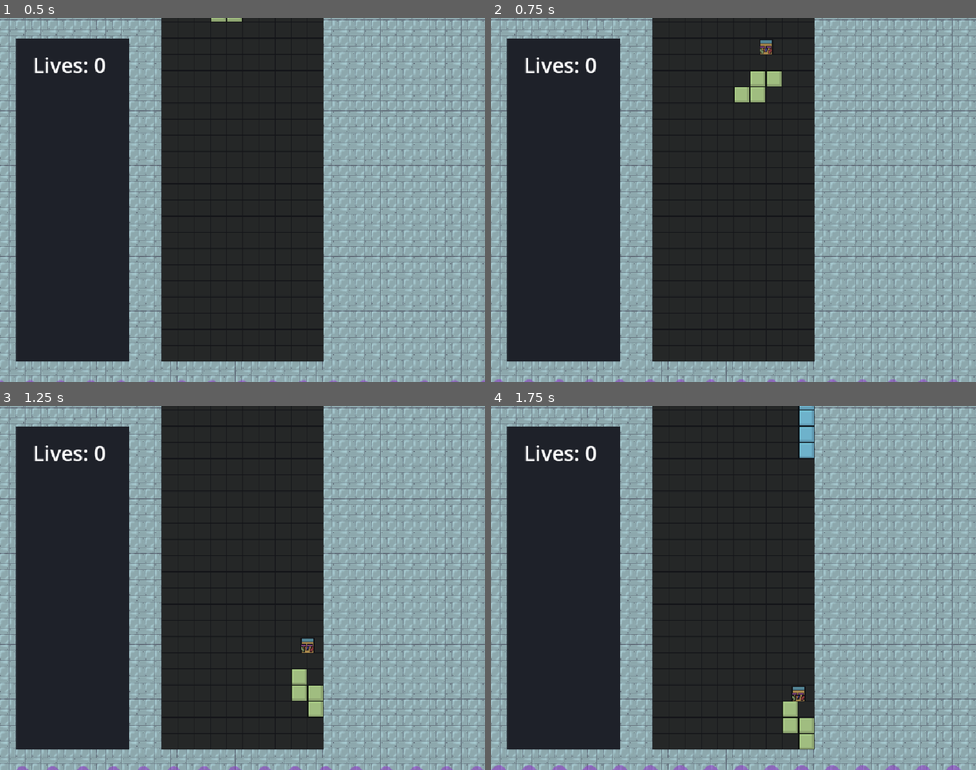
Above: before the commit, frames 1-4 (two rows, left to right).
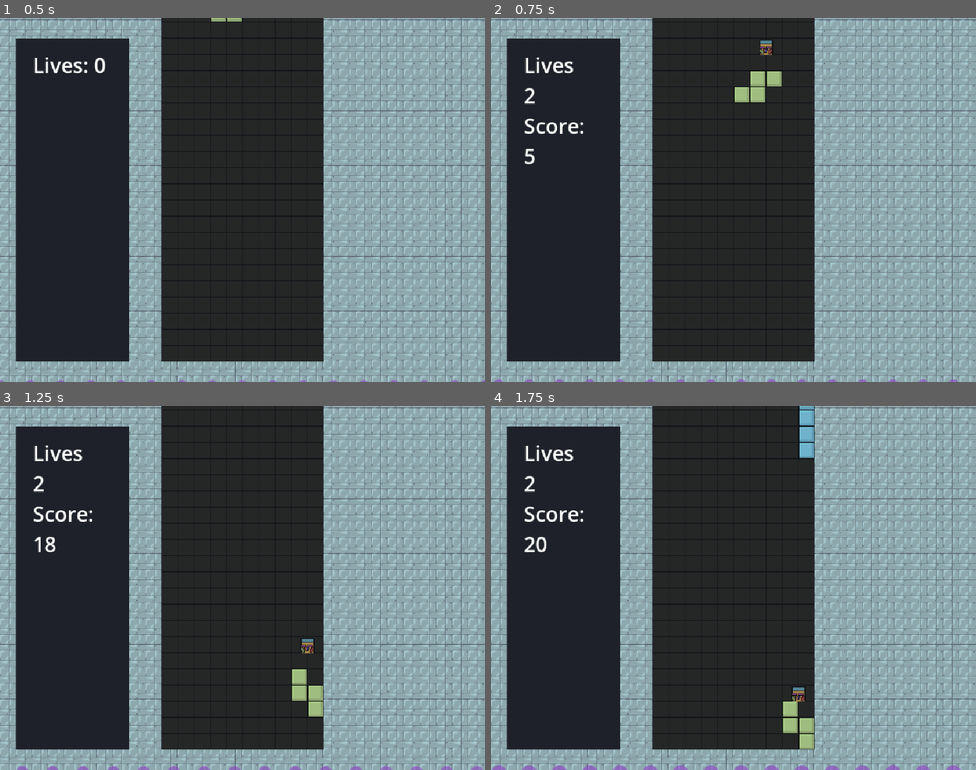
Above: after the commit, the same moments.

Repository: Lochi-dot-JPEG/twistris
Game: Godot game, scene res://locations/main.tscn
Same seed, same stepped clock (60 frames per second), same inputs: the game is played once before the commit and once after it.
Inputs:
- Up to frame 1 (0.5 s): no input
- Up to frame 2 (0.75 s): tap Enter at 0.5 s; hold D (right) from 0.53 s (still down); hold S (softdrop) from 0.53 s (still down)
- Up to frame 3 (1.25 s): keep holding D (right); keep holding S (softdrop); tap W (jump) at 0.77 s
- Up to frame 4 (1.75 s): keep holding D (right); release S (softdrop) at 1.28 s; tap S (softdrop) at 1.35 s; tap W (jump) at 1.52 s

Frame 1 is identical in both runs. In frame 2, 0.4% of the frame differs, in the area x 6-58%, y 6-41%; in frame 3, 0.5%; in frame 4, 0.5%, in the area x 6-65%, y 10-82%.

Commit message:
feat: scoring

Diff:
--- a/entities/kid/kid.tscn
+++ b/entities/kid/kid.tscn
@@ -36,7 +36,7 @@
 }]
 
 [sub_resource type="RectangleShape2D" id="RectangleShape2D_4s02n"]
-size = Vector2(32, 32)
+size = Vector2(28, 30)
 
 [sub_resource type="RectangleShape2D" id="RectangleShape2D_ads0q"]
 size = Vector2(16, 16)
--- a/entities/tetromino/tetromino.gd
+++ b/entities/tetromino/tetromino.gd
@@ -155,6 +155,7 @@
 var time_since_left_pressed := 0.0
 
 signal grounded
+signal soft_drop
 
 func _ready() -> void:
 	for block in blocks:
@@ -209,6 +210,9 @@
 			grounded.emit()
 
 		since_last_drop -= speed
+
+		if Input.is_action_pressed("softdrop"):
+			soft_drop.emit()
 
 	if active:
 
@@ -247,6 +251,7 @@
 			_rotate(1)
 		if Input.is_action_pressed("softdrop"):
 			since_last_drop += delta * 25
+
 
 	if OS.is_debug_build():
 		if Input.is_key_pressed(KEY_1):
--- a/locations/board/board.gd
+++ b/locations/board/board.gd
@@ -11,6 +11,7 @@
 var tetromino : Node2D
 var start_time = 0
 var temporary_nodes : Array[Node] = []
+var score = 0
 var lives = 2:
 	set(value):
 		lives = value
@@ -33,8 +34,11 @@
 	add_child(tetromino)
 	_start_game()
 	player.crushed.connect(_player_crushed)
-	pass
+	tetromino.soft_drop.connect(_add_score.bind(1))
 
+func _add_score(change : int):
+	score += change
+	update_ui.emit()
 
 func _player_crushed() -> void:
 	if not player_invulnerable:
@@ -100,7 +104,20 @@
 					i.position.y += 32
 			cleared_lines += 1
 
-	# TODO add score here
+	match cleared_lines:
+		1:
+			score += 400
+			update_ui.emit()
+		2:
+			score += 1200
+			update_ui.emit()
+		3:
+			score += 2000
+			update_ui.emit()
+		4:
+			score += 3200
+			update_ui.emit()
+
 
 	liquid.height -= cleared_lines * 40
 	liquid.height = clamp(liquid.height, 0, 4000)
--- a/locations/main.gd
+++ b/locations/main.gd
@@ -8,4 +8,4 @@
 	board.update_ui.connect(_update_ui)
 
 func _update_ui() -> void:
-	label.text = "Lives\n" + str(board.lives)
+	label.text = "Lives\n" + str(board.lives) + "\nScore:\n" + str(board.score)
